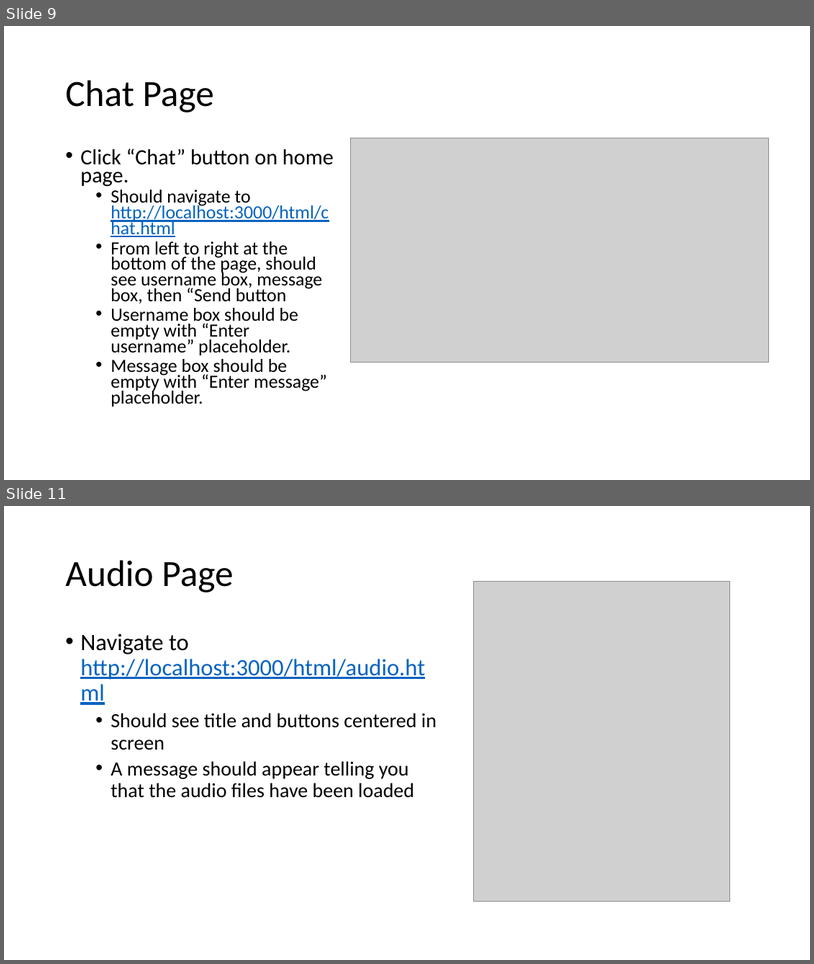
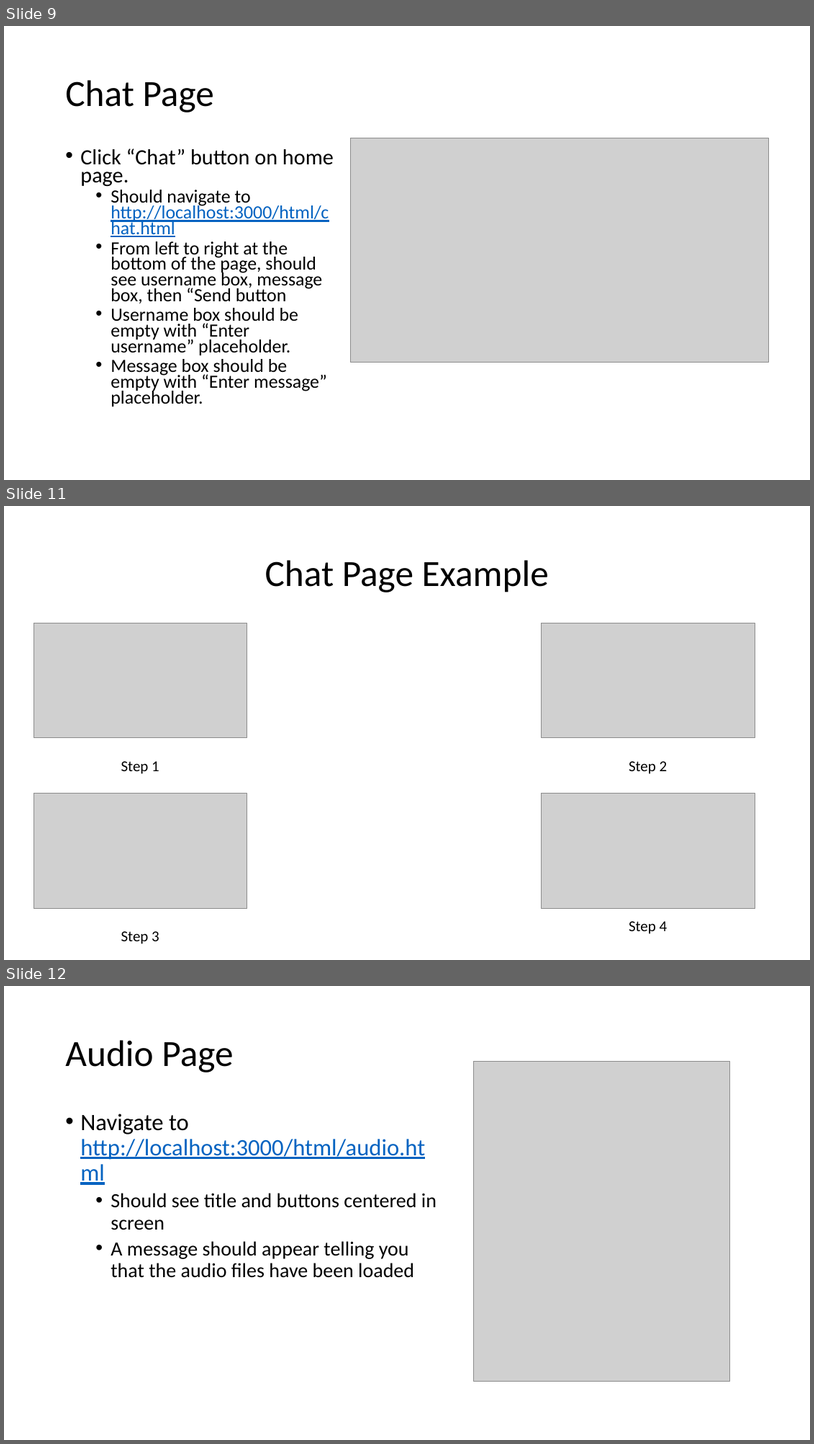
Before and after one commit to tdog191/JamATuna, a slide deck: Test Plan.pptx. Shown one above the other, each under a label of ours: slides 9 and 11 before the commit, slides 9, 11 and 12 after it; the slides between them are not shown. The pictures are 814x964 and 814x1444 pixels, drawn with LibreOffice and Linux fonts; fonts in the diff are those of the drawing; grey boxes stand for pictures. Boxes give left, top, right and bottom in pixels: in the first picture for what was removed or moved away, otherwise in the second. Text is boxed around its words. In the diff, an @@ line names an element or a change of style, - is before the commit and + after.

Commit message:
Finish updating chat page section in manual test plan.

```diff
--- a/Test Plan.pptx
+++ b/Test Plan.pptx
@@ slide 11 added at (x1=4, y1=506, x2=810, y2=960), background #FFFFFF @@
@@ title added at (x1=265, y1=560, x2=549, y2=592), 44 pt, text #000000 @@
+Chat Page Example
@@ picture added at (x1=34, y1=623, x2=247, y2=738) @@
@@ picture added at (x1=542, y1=623, x2=756, y2=738) @@
@@ text added at (x1=121, y1=761, x2=160, y2=774), 18 pt, text #000000 @@
+Step 1
@@ text added at (x1=629, y1=761, x2=668, y2=774), 18 pt, text #000000 @@
+Step 2
@@ picture added at (x1=34, y1=793, x2=247, y2=908) @@
@@ picture added at (x1=542, y1=793, x2=756, y2=908) @@
@@ text added at (x1=121, y1=931, x2=160, y2=944), 18 pt, text #000000 @@
+Step 3
@@ text added at (x1=629, y1=921, x2=668, y2=934), 18 pt, text #000000 @@
+Step 4
@@ what was slide 11 is now slide 12 @@
```
Also in this commit, not shown: 1 slide changed.
